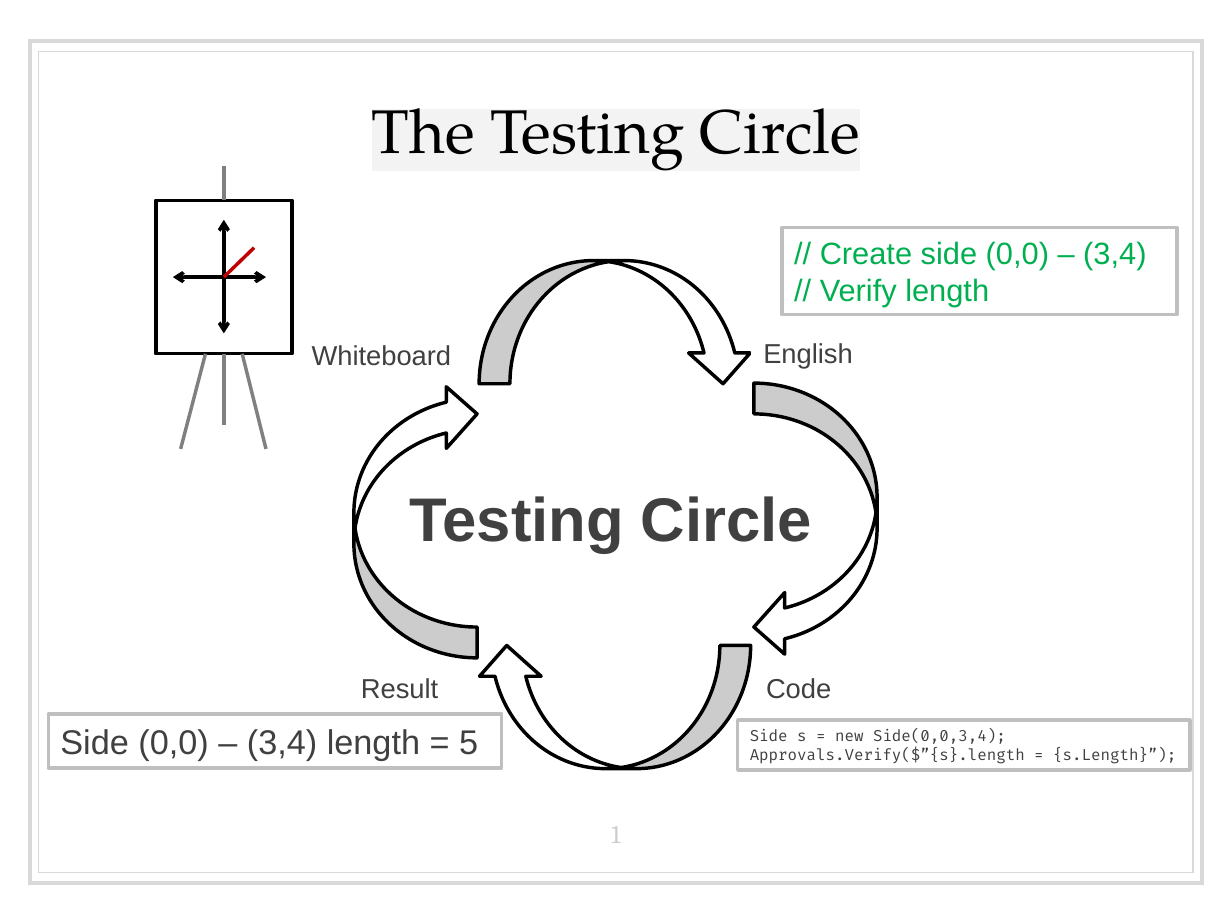
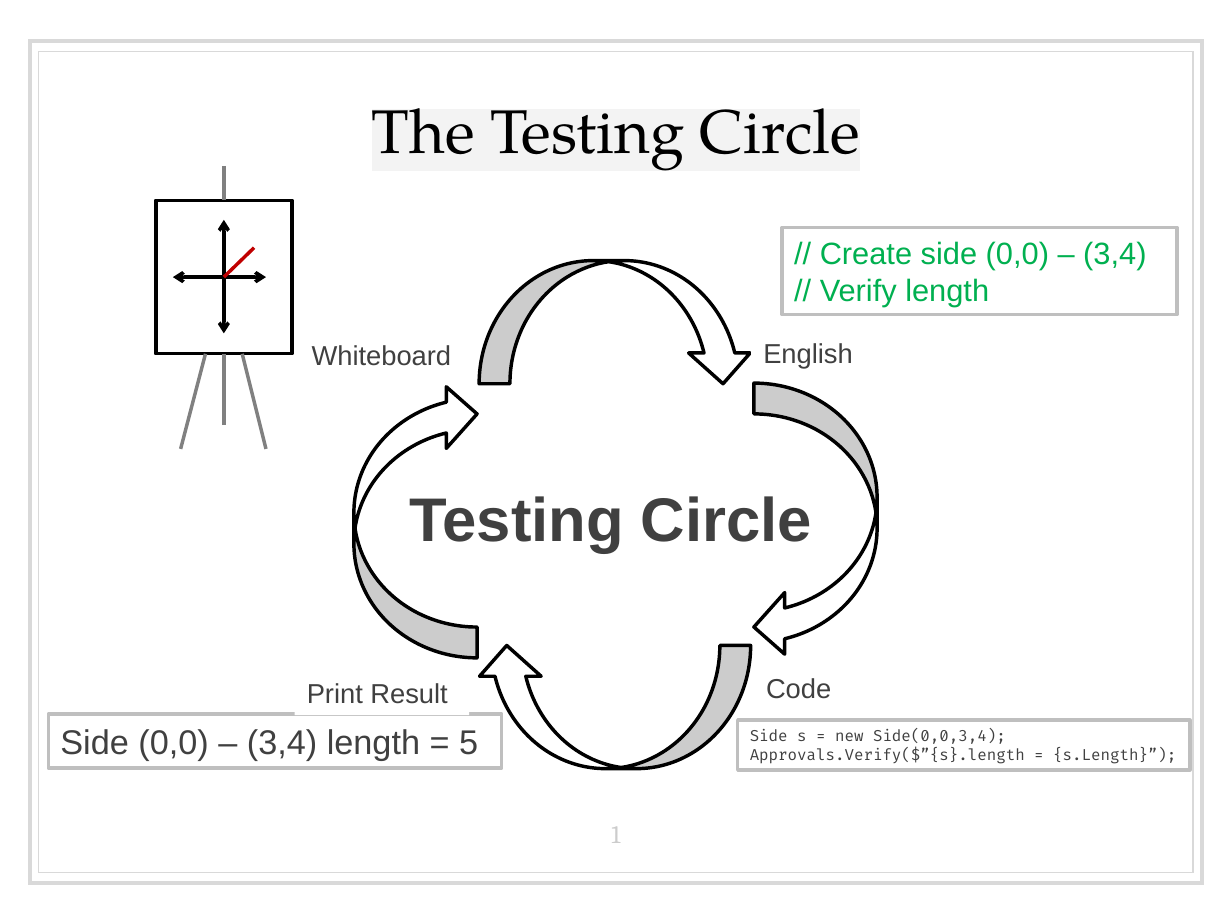
Before and after one commit to isidore/TestDrivenDevelopmentClass.Slides, a slide deck: slide 1 of Printouts.pptx. Drawn at 1232x924 pixels with LibreOffice and Linux fonts; fonts in the diff are those of the drawing. Boxes give left, top, right and bottom in pixels: in the first picture for what was removed or moved away, otherwise in the second. Text is boxed around its words. In the diff, an @@ line names an element or a change of style, - is before the commit and + after.

Commit message:
Print Results

```diff
--- a/Printouts.pptx
+++ b/Printouts.pptx
@@ text at box(307, 683, 447, 704): text changed @@
-Result
+Print Result
```
Also in this commit, not shown: 3 other files.
